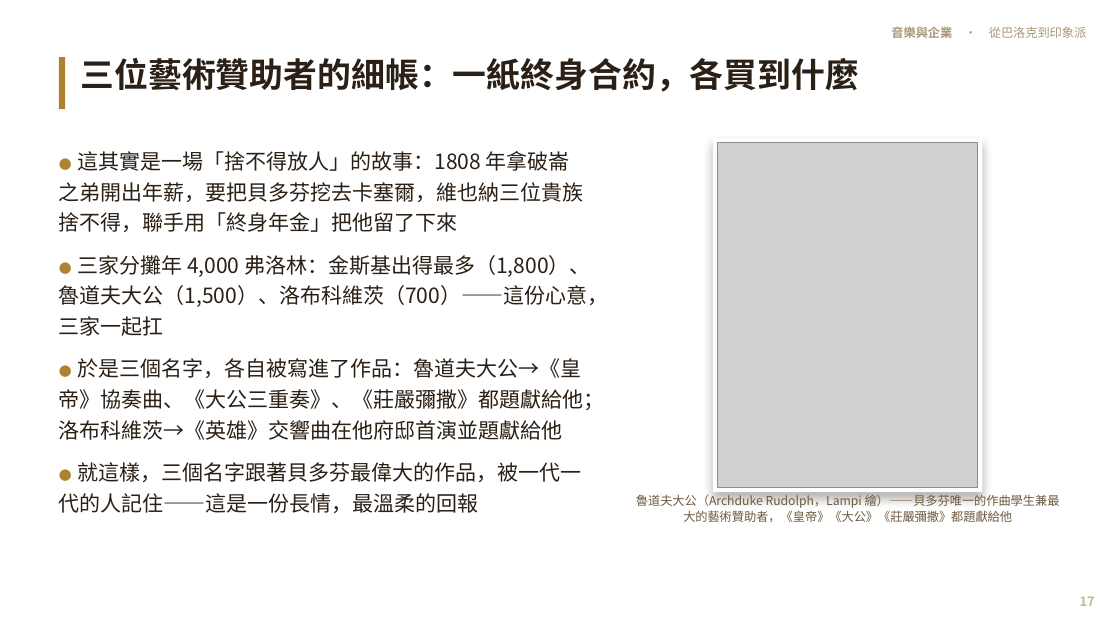
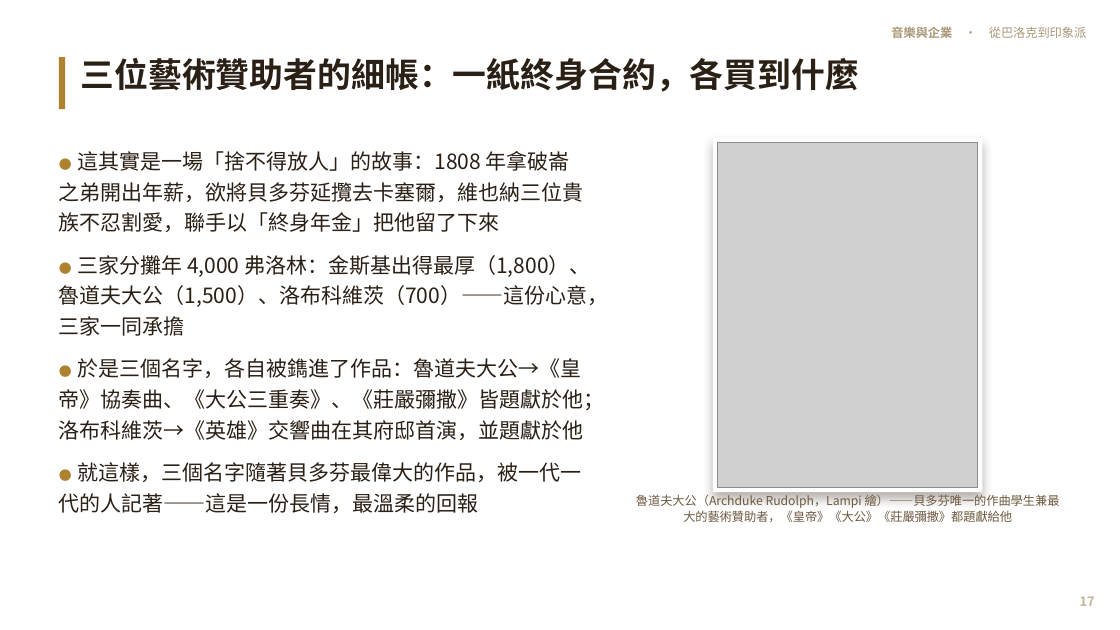
Before and after one commit to kblab2024/music-business-lecture, a slide deck: slide 17 of docs/downloads/音樂與企業-投影片.pptx. Drawn at 1120x630 pixels with LibreOffice and Linux fonts; fonts in the diff are those of the drawing; grey boxes stand for pictures. Boxes give left, top, right and bottom in pixels: in the first picture for what was removed or moved away, otherwise in the second. Text is boxed around its words. In the diff, an @@ line names an element or a change of style, - is before the commit and + after.

```diff
--- a/docs/downloads/音樂與企業-投影片.pptx
+++ b/docs/downloads/音樂與企業-投影片.pptx
@@ text at bbox=[59, 151, 608, 513]: text changed @@
-● 這其實是一場「捨不得放人」的故事：1808 年拿破崙之弟開出年薪，要把貝多芬挖去卡塞爾，維也納三位貴族捨不得，聯手用「終身年金」把他留了下來
-● 三家分攤年 4,000 弗洛林：金斯基出得最多（1,800）、魯道夫大公（1,500）、洛布科維茨（700）——這份心意，三家一起扛
-● 於是三個名字，各自被寫進了作品：魯道夫大公→《皇帝》協奏曲、《大公三重奏》、《莊嚴彌撒》都題獻給他；洛布科維茨→《英雄》交響曲在他府邸首演並題獻給他
-● 就這樣，三個名字跟著貝多芬最偉大的作品，被一代一代的人記住——這是一份長情，最溫柔的回報
+● 這其實是一場「捨不得放人」的故事：1808 年拿破崙之弟開出年薪，欲將貝多芬延攬去卡塞爾，維也納三位貴族不忍割愛，聯手以「終身年金」把他留了下來
+● 三家分攤年 4,000 弗洛林：金斯基出得最厚（1,800）、魯道夫大公（1,500）、洛布科維茨（700）——這份心意，三家一同承擔
+● 於是三個名字，各自被鐫進了作品：魯道夫大公→《皇帝》協奏曲、《大公三重奏》、《莊嚴彌撒》皆題獻於他；洛布科維茨→《英雄》交響曲在其府邸首演，並題獻於他
+● 就這樣，三個名字隨著貝多芬最偉大的作品，被一代一代的人記著——這是一份長情，最溫柔的回報
```
Also in this commit, not shown: 55 other slides changed, 7 other files.
